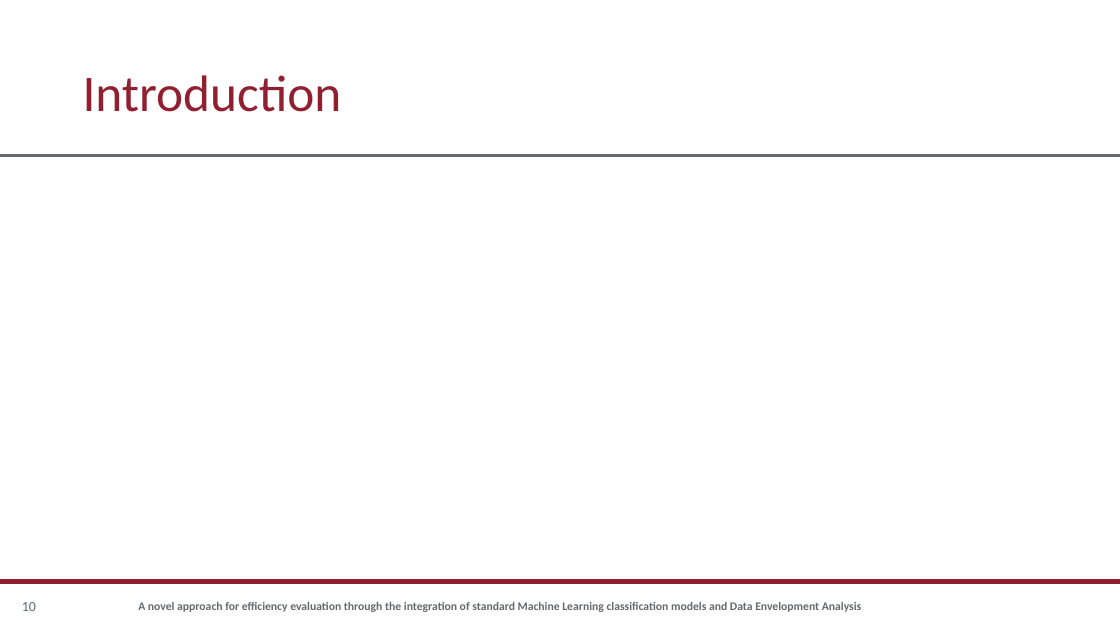
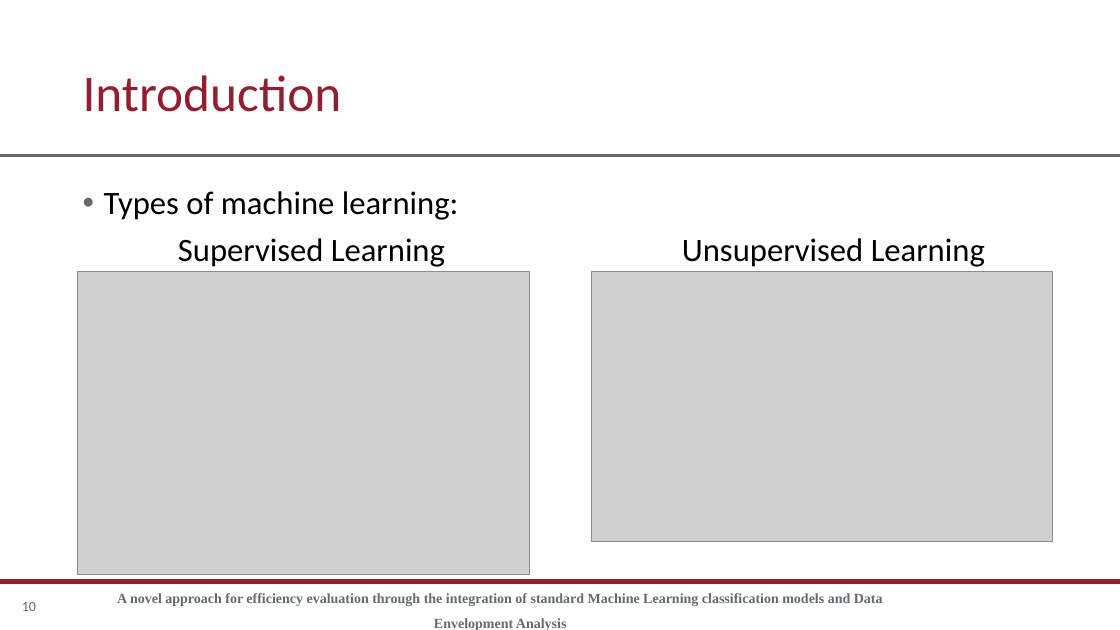
Before and after one commit to rgonzalezmoyano/Cafee, a slide deck: slide 10 of articulo 1 XAI/Presentación/Presentacion XAI cafee.pptx. Drawn at 1120x630 pixels with LibreOffice and Linux fonts; fonts in the diff are those of the drawing; grey boxes stand for pictures; background and template pictures are left out. Boxes give left, top, right and bottom in pixels: in the first picture for what was removed or moved away, otherwise in the second. Text is boxed around its words. In the diff, an @@ line names an element or a change of style, - is before the commit and + after.

```diff
--- a/articulo 1 XAI/Presentación/Presentacion XAI cafee.pptx
+++ b/articulo 1 XAI/Presentación/Presentacion XAI cafee.pptx
@@ text added at box(104, 191, 985, 267), 42 pt, text #000000 @@
+• Types of machine learning:
+Supervised Learning Unsupervised Learning
@@ picture added at box(77, 272, 529, 575) @@
@@ picture added at box(591, 272, 1052, 542) @@
@@ text "A novel approach for efficiency ..." at box(117, 593, 883, 630): size 15 to 18 pt, font Calibri to Times New Roman; line spacing 0.9 to 1.5 @@
```
Also in this commit, not shown: 6 other slides changed, 2 slides added, 3 other files.
